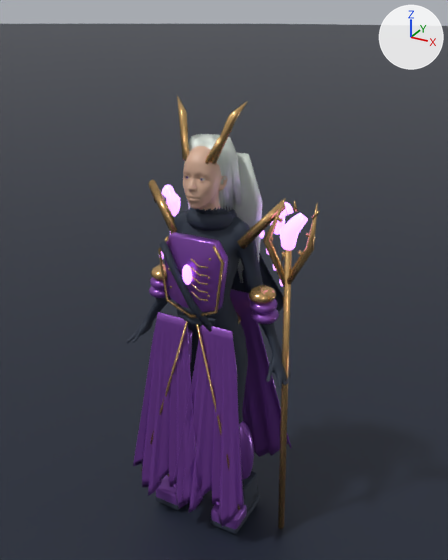
Renders of the Blender file ArtSource/Heroes/Elyra.blend from each side of a commit.
Before and after are seen from a camera (50 mm lens) standing at (1.34, -2.32, 2.48) and looking at (0.05, 0.03, 1.31). The axes (+X, +Y, +Z) are drawn at upper right. The lights are the same throughout. The older version comes first.

Script lines for the objects in view, before the commit:
```python
me_df_anatomy = bpy.data.meshes.new('DF_Anatomy')
me_df_anatomy.from_pydata(...)  # 28288 vertices, 27040 faces; spans x -0.44..0.44, y -0.31..0.25, z 0.02..2.14
# faces by material slot: [3560, 7600, 2236, 5966, 44, 3614, 324, 3696]
me_df_anatomy.materials.append(mat_skin)  # beige #d7af97
me_df_anatomy.materials.append(mat_obsidian_fabric)  # dark blue #242e3e
me_df_anatomy.materials.append(mat_porcelain)  # light grey #d8e1d8
me_df_anatomy.materials.append(mat_signature_enamel)  # purple #864dad
me_df_anatomy.materials.append(mat_hair)  # dark purple #2c2438
me_df_anatomy.materials.append(mat_champagne_metal)  # orange #d1aa6f
me_df_anatomy.materials.append(mat_brushed_silver)  # blue #afc0d3
me_df_anatomy.materials.append(mat_energy)  # purple #d095fe, glowing purple #d095fe
me_df_weaponr = bpy.data.meshes.new('DF_WeaponR')
me_df_weaponr.from_pydata(...)  # 260 vertices, 172 faces; spans x 0.28..0.52, y -0.07..0.0, z 0.01..1.77
me_df_weaponr.polygons.foreach_set('use_smooth', [True] * 172)
# faces by material slot: [140, 32]
me_df_weaponr.materials.append(mat_champagne_metal)  # orange #d1aa6f
me_df_weaponr.materials.append(mat_energy)  # purple #d095fe, glowing purple #d095fe
me_plane = bpy.data.meshes.new('Plane')
me_plane.from_pydata([(-100.0, -100.0, 0.0), (100.0, -100.0, 0.0), (-100.0, 100.0, 0.0), (100.0, 100.0, 0.0)], [], [(0, 1, 3, 2)])
me_plane.materials.append(mat_studio_floor)  # dark blue #242c3c
ob_df_anatomy = bpy.data.objects.new('DF_Anatomy', me_df_anatomy)
ob_df_anatomy.location = (0.0, 0.0, 0.0)
ob_df_weaponr = bpy.data.objects.new('DF_WeaponR', me_df_weaponr)
ob_df_weaponr.location = (0.0, 0.0, 0.0)
ob_plane = bpy.data.objects.new('Plane', me_plane)
ob_plane.location = (0.0, 0.0, 0.0)
```
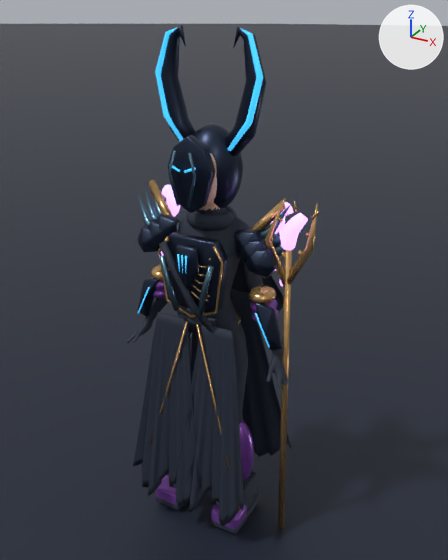
Location of each change, [x1, y1, x2, y2] in pixels of the pictures (448 x 560 px; the box of a moved part takes in the faces that stretch with it):
'DF_Anatomy', reshaped (9% wider, 16% taller)
    before: [126, 95, 294, 534]
    after: [126, 26, 309, 534]
part 1 of me_df_anatomy, added
    after: [168, 150, 179, 206]
part 2 of me_df_anatomy, deleted
    before: [182, 134, 262, 285]
part 3 of me_df_anatomy, moved or reshaped
    before: [177, 95, 252, 283]
    after: [138, 26, 309, 350]
part 4 of me_df_anatomy, recoloured (purple to dark blue)
    both: [133, 289, 292, 527]
part 5 of me_df_anatomy, recoloured (purple to dark blue)
    both: [166, 232, 228, 363]

The change, as a list of edits to the scene's bpy script:
```text
Add mat_demon_horn_chronoglow:
    mat_demon_horn_chronoglow = principled_material('Demon horn chronoglow')
    mat_demon_horn_chronoglow.base_color = (0.04, 0.38, 0.72)  # blue #38a6dd
    mat_demon_horn_chronoglow.metallic = 0.25
    mat_demon_horn_chronoglow.roughness = 0.3
    mat_demon_horn_chronoglow.emission_color = (0.04, 0.38, 0.72)  # blue #38a6dd
    mat_demon_horn_chronoglow.emission_strength = 1.25
Add mat_demon_midnight_armor:
    mat_demon_midnight_armor = principled_material('Demon midnight armor')
    mat_demon_midnight_armor.base_color = (0.024, 0.035, 0.065)  # dark blue #2b3548
    mat_demon_midnight_armor.metallic = 0.82
    mat_demon_midnight_armor.roughness = 0.36
Add mat_demon_etched_steel:
    mat_demon_etched_steel = principled_material('Demon etched steel')
    mat_demon_etched_steel.base_color = (0.1, 0.2, 0.27)  # blue #597c8e
    mat_demon_etched_steel.metallic = 0.88
    mat_demon_etched_steel.roughness = 0.29
Change me_df_anatomy:
    used by ob_df_anatomy; location = (0.0, 0.0, 0.0)
    remove me_df_anatomy.from_pydata(...)  # 28288 vertices, 27040 faces; spans x -0.44..0.44, y -0.31..0.25, z 0.02..2.14
    add me_df_anatomy.from_pydata(...)  # 28797 vertices, 27761 faces; spans x -0.44..0.44, y -0.31..0.25, z 0.02..2.42
    me_df_anatomy part 1: the loose piece of 30 vertices spanning x 0.02..0.09, y -0.21..-0.19, z 1.46..1.5 is copied, and the copy is multiplied about its middle by the matrix ((0.899, 0.017, 1.874), (-0.195, 1.84, 0.392), (-3.192, -0.511, -0.776)), then moved by (-0.09, -0.03, 0.37), in mat_demon_etched_steel (blue #597c8e); it spans x -0.07..-0.02, y -0.24..-0.23, z 1.73..1.96
    me_df_anatomy part 2: 17 loose pieces with 808 vertices, spanning x -0.17..0.2, y -0.23..0.18, z 1.24..1.98, are deleted
    me_df_anatomy part 3: 15 vertices moved from x -0.12..0.12, y -0.1..0.08, z 1.59..1.9 to x -0.12..0.12, y -0.1..0.08, z 1.59..1.91; 1561 vertices removed from x -0.19..0.17, y -0.13..0.18, z 1.24..2.14; 2828 vertices added at x -0.44..0.44, y -0.26..0.14, z 1.06..2.42
    me_df_anatomy part 4: 2634 faces spanning x -0.38..0.38, y -0.31..0.25, z 0.15..1.23 switch from mat_signature_enamel (purple #864dad) to mat_obsidian_fabric (dark blue #242e3e)
    me_df_anatomy part 5: 448 faces spanning x -0.19..0.19, y -0.2..-0.12, z 0.85..1.57 switch from mat_signature_enamel (purple #864dad) to mat_demon_midnight_armor (dark blue #2b3548)
    other edits to the shape of me_df_anatomy do not show in these pictures
    add me_df_anatomy.materials.append(mat_demon_etched_steel)  # blue #597c8e
    add me_df_anatomy.materials.append(mat_demon_horn_chronoglow)  # blue #38a6dd, glowing blue #38a6dd
```
